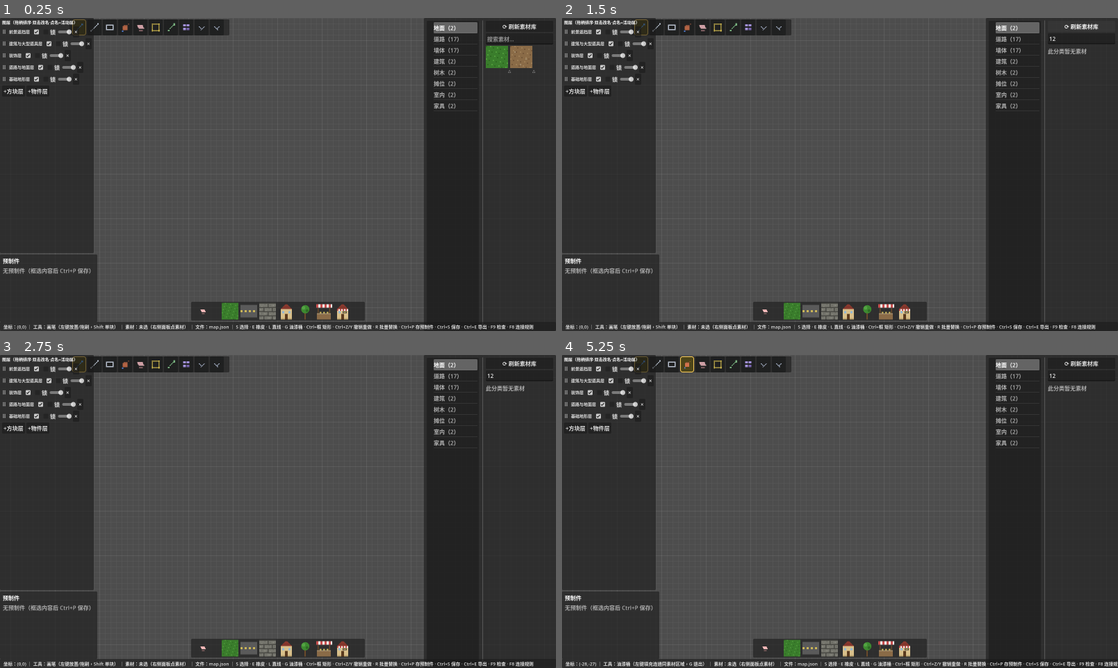
Above: before the commit, frames 1-4 (two rows, left to right).
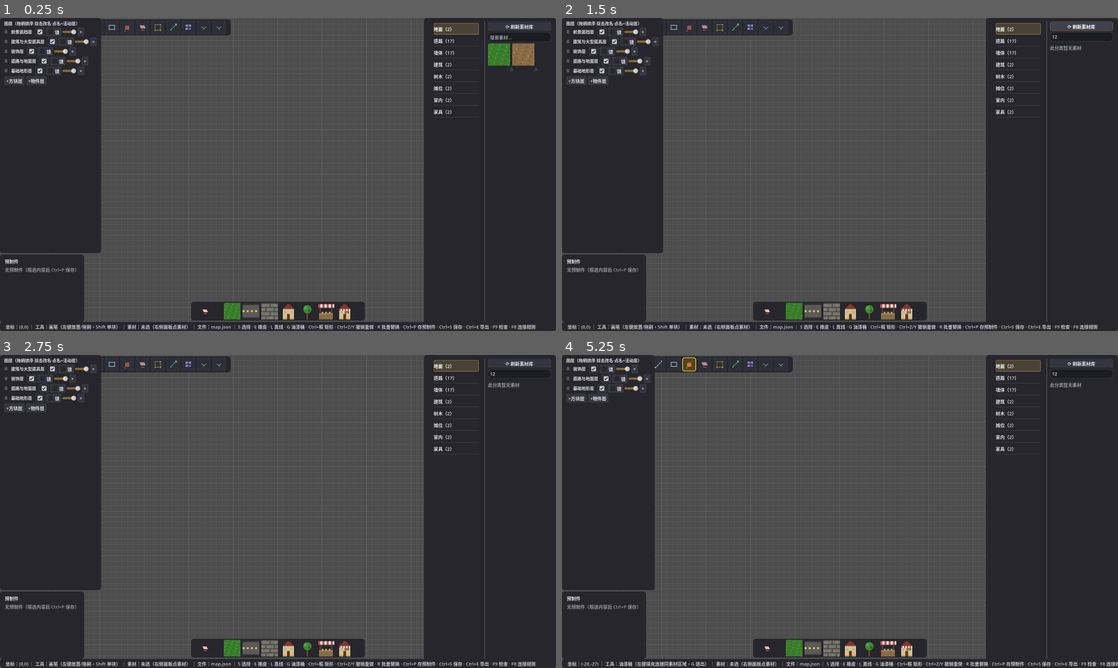
Above: after the commit, the same moments.

Repository: Xeehho/tilemason
Game: Godot game, scene res://scenes/main.tscn
Two runs of this game, one before a commit and one after it. Both use one fixed random seed, a clock stepped at 60 frames per second and the inputs below.
Inputs (mouse positions are in pixels of both pictures, inside the frame that each line leads up to):
- Up to frame 1 (0.25 s): no input
- Up to frame 2 (1.5 s): click (1079, 39) at 0.52 s; type "12" at 0.6 s; click "⟳ 刷新素材库" at 1.25 s
- Up to frame 3 (2.75 s): click (77, 364) at 2.02 s
- Up to frame 4 (5.25 s): click (645, 364) at 2.77 s; click (656, 364) at 3.52 s; click (673, 364) at 4.27 s; click (684, 364) at 5.02 s

The runs differ from the first frame. In frame 1, 6.2% of the frame differs, in the area x 0-100%, y 0-100%; in frame 2, 5.9%; in frame 3, 5.9%; in frame 4, 5.2%.

Commit message:
feat: 全局统一暗色主题——程序化自绘零依赖（用户反馈·UI 美化）
- 新增 AppTheme（src/ui/app_theme.gd）：统一色板（深底+金色强调）、
  圆角面板、按钮三态（hover 金边）、输入框焦点描边、树选中行
  金色高亮、滑杆/滚动条统一、悬浮提示金边——全部 StyleBox 程序化
  生成，零外部依赖
- 决策说明：Godot 4 桌面生态无成熟可信第三方 UI 库（引入不成熟
  依赖属外部依赖风险），自绘 Theme 达到「引入库」同等效果
- 应用方式：六个 UI 根（素材面板/图层/工具栏/状态栏/快捷栏/预制件
  面板）直接挂 theme 实例——root.theme 跨层传播与探针期查找均
  实证不可靠，逐根挂载稳定
- 排障记录（半天拉锯）：①挂点锚文本变量名/缩进不符三次静默跳过
  （layer_ui vs layer、单双 tab），python 断言+cat -A 字节级核对
  后全中；②无 type 的 get_theme_stylebox 在探针环境返回默认值，
  显式 type 查找与真实渲染均正常——探针写法陷阱
- 验证：check-only 全 0、冒烟通过、截图像素基线 9/9、面板区主色
  实测 #26262c（267278 像素占比第一）主题生效取证 PASS

Co-authored-by: GLM <noreply@z.ai>

Diff:
--- a/src/main.gd
+++ b/src/main.gd
@@ -44,6 +44,7 @@
 var _current_prefab := "" ## 当前预制件名（Ctrl+P 保存并选定、P 放置）
 var _prefab_panel: PrefabPanel ## 预制件面板（列表/选用/删除）
 var _toolbar: Toolbar ## 顶部工具栏（当前工具高亮）
+var _app_theme: Theme ## 全局统一主题（零依赖自绘，挂各 UI 根）
 var _tags := {} ## 素材标签表 {asset_id: [tag...]}（T 键编辑，user://tags.json）
 var _tag_input_mode := false ## T 键标签输入模式（状态栏输入行，Enter/Esc）
 var _tag_input_text := "" ## 输入缓冲
@@ -72,6 +73,7 @@
 var _status: StatusBar ## 底部状态栏（当前工具/素材常驻可见）
 
 func _ready() -> void:
+	_app_theme = AppTheme.build() # 统一暗色主题（直接挂各 UI 根——root.theme 跨层传播实证不可靠）
 	var camera := EditorCamera.new()
 	add_child(camera) # 唯一相机自动接管视图
 
@@ -1134,6 +1136,7 @@
 	_hotbar.setup(_library, _hotbar_bindings)
 	_hotbar.slot_activated.connect(_hotbar_activate)
 	_hotbar.slot_customized.connect(_hotbar_customize)
+	_hotbar.theme = _app_theme
 	layer_ui.add_child(_hotbar)
 	_hotbar.anchor_left = 0.5
 	_hotbar.anchor_right = 0.5
@@ -1405,6 +1408,7 @@
 	_toolbar = Toolbar.new()
 	_toolbar.setup()
 	_toolbar.tool_requested.connect(_toolbar_action)
+	_toolbar.theme = _app_theme
 	layer_ui.add_child(_toolbar)
 	_toolbar.anchor_left = 0.0
 	_toolbar.anchor_right = 0.0
@@ -1478,6 +1482,7 @@
 	_panel.setup(_library)
 	_panel.asset_selected.connect(_on_asset_selected)
 	_panel.rescan_requested.connect(_rescan_library)
+	_panel.theme = _app_theme
 	layer.add_child(_panel)
 	_panel.anchor_left = 1.0
 	_panel.anchor_right = 1.0
@@ -1497,6 +1502,7 @@
 		layer_ui.layer = 10
 		add_child(layer_ui)
 		_layer_panel = LayerPanel.new()
+		_layer_panel.theme = _app_theme
 		layer_ui.add_child(_layer_panel)
 		_layer_panel.anchor_left = 0.0
 		_layer_panel.anchor_right = 0.0
@@ -1516,6 +1522,7 @@
 	_prefab_panel.setup()
 	_prefab_panel.prefab_chosen.connect(_choose_prefab)
 	_prefab_panel.prefab_deleted.connect(_delete_prefab)
+	_prefab_panel.theme = _app_theme
 	pf_layer.add_child(_prefab_panel)
 	_prefab_panel.anchor_left = 0.0
 	_prefab_panel.anchor_right = 0.0
@@ -1551,6 +1558,7 @@
 	add_child(layer_ui)
 	_status = StatusBar.new()
 	_status.setup()
+	_status.theme = _app_theme
 	layer_ui.add_child(_status)
 	_status.anchor_left = 0.0
 	_status.anchor_right = 1.0
--- /dev/null
+++ b/src/ui/app_theme.gd
@@ -0,0 +1,140 @@
+class_name AppTheme
+extends RefCounted
+## 全局统一主题（程序化生成，零外部依赖）
+## 决策说明：Godot 4 桌面生态无成熟可信的第三方 UI 库（引入不成熟依赖
+## 属外部依赖风险），以自绘 Theme 达到「引入库」的同等效果——统一
+## 暗色色板、圆角、间距、hover/selected 态、字号
+
+const BG_PANEL := Color("26262c") ## 面板底
+const BG_DARK := Color("1c1d22") ## 输入框/列表底
+const BTN_NORMAL := Color("34353e")
+const BTN_HOVER := Color("3f414d")
+const BTN_PRESSED := Color("2b2c34")
+const ACCENT := Color("f0c560") ## 金色强调（选中/焦点/滑柄）
+const ACCENT_DIM := Color("8a6f38")
+const TEXT := Color("e4e5ea")
+const TEXT_DIM := Color("9a9ca6")
+
+static func build() -> Theme:
+	var t := Theme.new()
+
+	# 面板类
+	var panel := _flat(BG_PANEL, 8, 0)
+	t.set_stylebox("panel", "PanelContainer", panel)
+	t.set_stylebox("panel", "Panel", panel)
+
+	# 按钮
+	var bn := _flat(BTN_NORMAL, 6, 1)
+	bn.border_color = Color(1, 1, 1, 0.06)
+	var bh := _flat(BTN_HOVER, 6, 1)
+	bh.border_color = ACCENT_DIM
+	var bp := _flat(BTN_PRESSED, 6, 1)
+	t.set_stylebox("normal", "Button", bn)
+	t.set_stylebox("hover", "Button", bh)
+	t.set_stylebox("pressed", "Button", bp)
+	t.set_stylebox("focus", "Button", _empty())
+	t.set_color("font_color", "Button", TEXT)
+	t.set_color("font_hover_color", "Button", Color.WHITE)
+	t.set_color("icon_normal_color", "Button", TEXT)
+	t.set_color("icon_hover_color", "Button", Color.WHITE)
+	t.set_font_size("font_size", "Button", 13)
+
+	# 输入框
+	var le := _flat(BG_DARK, 6, 1)
+	le.border_color = Color(1, 1, 1, 0.08)
+	var le_focus := _flat(BG_DARK, 6, 1)
+	le_focus.border_color = ACCENT_DIM
+	t.set_stylebox("normal", "LineEdit", le)
+	t.set_stylebox("focus", "LineEdit", le_focus)
+	t.set_color("font_color", "LineEdit", TEXT)
+	t.set_color("caret_color", "LineEdit", ACCENT)
+	t.set_color("font_placeholder_color", "LineEdit", TEXT_DIM)
+	t.set_font_size("font_size", "LineEdit", 13)
+
+	# 树（素材面板三层菜单/后续列表）
+	t.set_stylebox("panel", "Tree", _flat(Color(BG_PANEL, 0.0), 0, 0))
+	var ts := _flat(BG_DARK, 4, 0)
+	var tsel := _flat(Color(ACCENT.r, ACCENT.g, ACCENT.b, 0.18), 4, 1)
+	tsel.border_color = ACCENT_DIM
+	t.set_stylebox("selected", "Tree", tsel)
+	t.set_stylebox("selected_focus", "Tree", tsel)
+	t.set_stylebox("hovered", "Tree", _flat(Color(1, 1, 1, 0.04), 4, 0))
+	t.set_color("font_color", "Tree", TEXT)
+	t.set_color("font_selected_color", "Tree", Color.WHITE)
+	t.set_font_size("font_size", "Tree", 13)
+	t.set_constant("item_margin", "Tree", 8)
+	t.set_constant("inner_item_margin_bottom", "Tree", 3)
+	t.set_constant("inner_item_margin_top", "Tree", 3)
+	# 展开箭头
+	var arrow := Image.create(10, 10, false, Image.FORMAT_RGBA8)
+	for y in 10:
+		for x in 10:
+			if absi(x - (9 - y)) <= 2 and y >= 1 and y <= 8: # ▸ 箭头形状
+				arrow.set_pixel(x, y, TEXT_DIM)
+	t.set_icon("arrow", "Tree", ImageTexture.create_from_image(arrow))
+	t.set_icon("arrow_collapsed", "Tree", ImageTexture.create_from_image(_rotate90(arrow)))
+
+	# 复选框文字
+	t.set_color("font_color", "CheckBox", TEXT)
+	t.set_font_size("font_size", "CheckBox", 13)
+
+	# 标签
+	t.set_color("font_color", "Label", TEXT)
+	t.set_font_size("font_size", "Label", 13)
+
+	# 滑杆
+	var grab := _flat(ACCENT, 4, 0)
+	grab.content_margin_left = 3
+	grab.content_margin_right = 3
+	grab.content_margin_top = 3
+	grab.content_margin_bottom = 3
+	t.set_stylebox("grabber_area", "HSlider", _flat(ACCENT_DIM, 2, 0))
+	t.set_stylebox("grabber_area_highlight", "HSlider", _flat(ACCENT, 2, 0))
+	t.set_stylebox("slider", "HSlider", _flat(BG_DARK, 2, 0))
+	t.set_stylebox("grabber_normal", "HSlider", grab)
+	t.set_stylebox("grabber_highlight", "HSlider", grab)
+
+	# 滚动条
+	t.set_stylebox("scroll", "VScrollBar", _flat(BG_DARK, 3, 0))
+	t.set_stylebox("scroll_focus", "VScrollBar", _flat(BG_DARK, 3, 0))
+	t.set_stylebox("grabber", "VScrollBar", _flat(BTN_NORMAL, 3, 0))
+	t.set_stylebox("grabber_highlight", "VScrollBar", _flat(BTN_HOVER, 3, 0))
+	t.set_stylebox("grabber_pressed", "VScrollBar", _flat(BTN_PRESSED, 3, 0))
+	t.set_stylebox("scroll", "HScrollBar", _flat(BG_DARK, 3, 0))
+	t.set_stylebox("grabber", "HScrollBar", _flat(BTN_NORMAL, 3, 0))
+	t.set_stylebox("grabber_highlight", "HScrollBar", _flat(BTN_HOVER, 3, 0))
+
+	# 工具提示
+	var tt := _flat(Color("14151a"), 4, 1)
+	tt.border_color = ACCENT_DIM
+	tt.content_margin_left = 8
+	tt.content_margin_right = 8
+	tt.content_margin_top = 5
+	tt.content_margin_bottom = 5
+	t.set_stylebox("panel", "TooltipPanel", tt)
+	t.set_color("font_color", "TooltipLabel", TEXT)
+
+	return t
+
+static func _flat(bg: Color, radius: int, border_w: int) -> StyleBoxFlat:
+	var sb := StyleBoxFlat.new()
+	sb.bg_color = bg
+	sb.set_corner_radius_all(radius)
+	if border_w > 0:
+		sb.set_border_width_all(border_w)
+		sb.border_color = Color(1, 1, 1, 0.08)
+	sb.content_margin_left = 6
+	sb.content_margin_right = 6
+	sb.content_margin_top = 3
+	sb.content_margin_bottom = 3
+	return sb
+
+static func _empty() -> StyleBoxEmpty:
+	return StyleBoxEmpty.new()
+
+static func _rotate90(img: Image) -> Image:
+	var out := Image.create(img.get_height(), img.get_width(), false, Image.FORMAT_RGBA8)
+	for y in img.get_height():
+		for x in img.get_width():
+			out.set_pixel(y, x, img.get_pixel(x, y))
+	return out
Not shown, added: src/ui/app_theme.gd.uid
